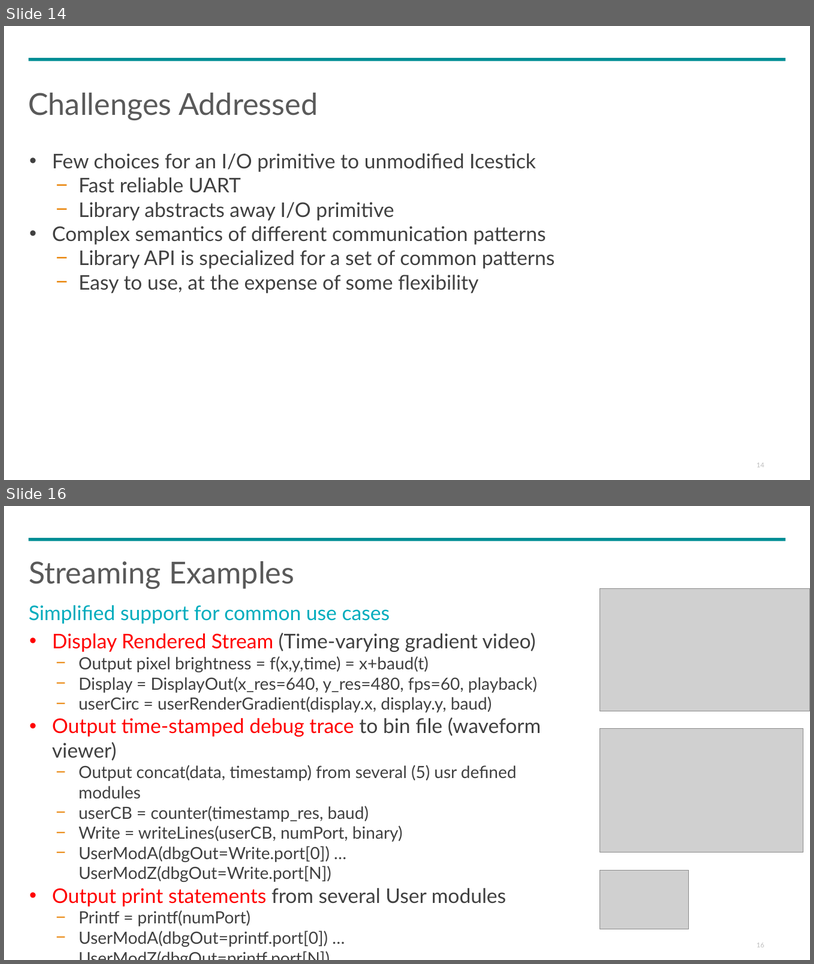
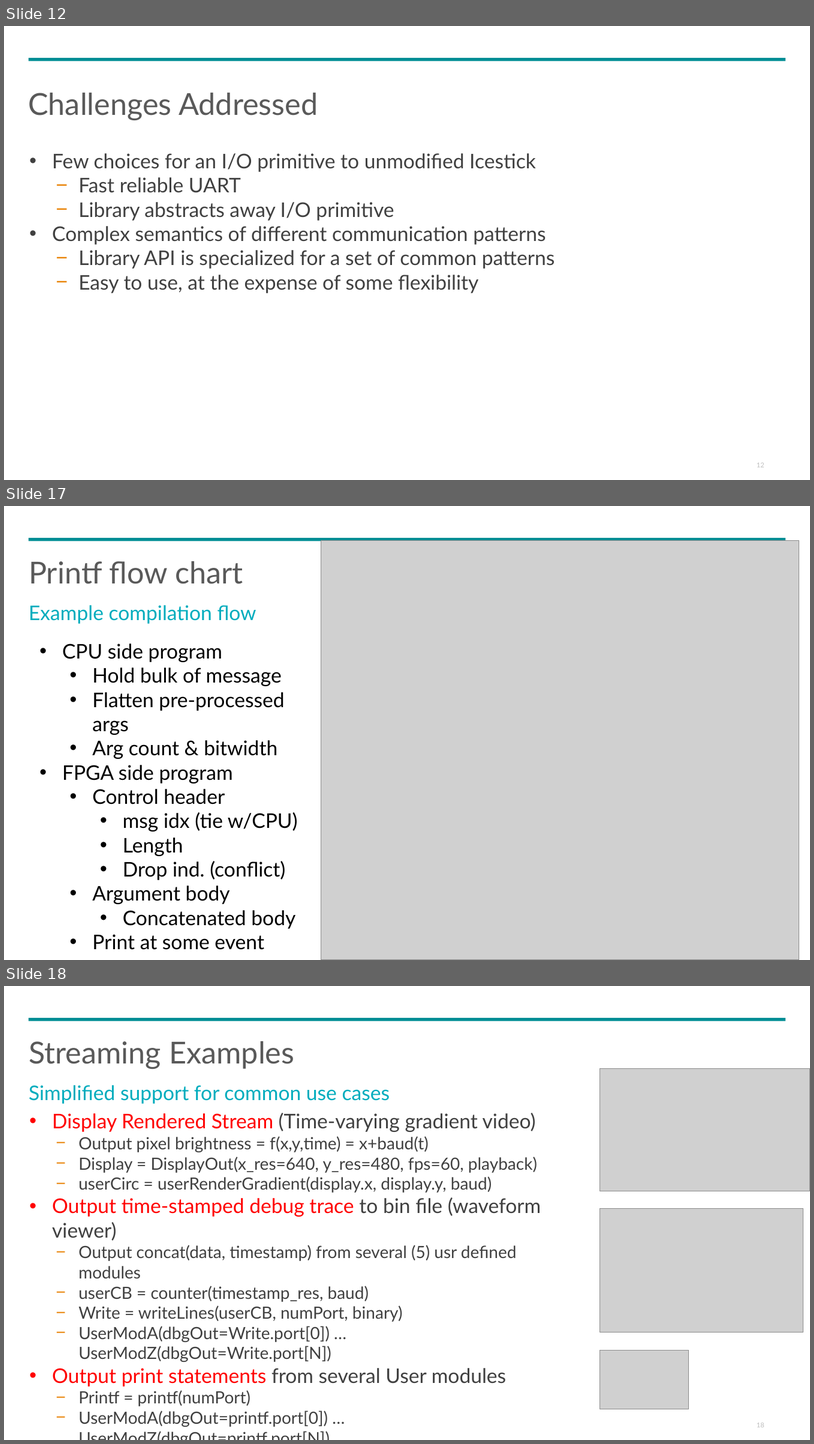
Before and after one commit to bjmnbraun/icestick_fastio, a slide deck: workdir/fastio_midpoint_presentation.pptx. Shown one above the other, each under a label of ours: slides 14 and 16 before the commit, slides 12, 17 and 18 after it; the slides between them are not shown. The pictures are 814x964 and 814x1444 pixels, drawn with LibreOffice and Linux fonts; fonts in the diff are those of the drawing; grey boxes stand for pictures. Boxes give left, top, right and bottom in pixels: in the first picture for what was removed or moved away, otherwise in the second. Text is boxed around its words. In the diff, an @@ line names an element or a change of style, - is before the commit and + after.

```diff
--- a/workdir/fastio_midpoint_presentation.pptx
+++ b/workdir/fastio_midpoint_presentation.pptx
@@ slide 17 added at (4,506,810,960), background #FFFFFF; not listed: 1 template element that a slide beside it also shows @@
@@ picture added at (321,540,800,960) @@
@@ text added at (29,561,243,584), 36 pt, text #595959 @@
+Printf flow chart
@@ text added at (29,605,257,624), 24 pt, text #00ACBD @@
+Example compilation flow
@@ text added at (62,643,298,949), 24 pt, text #000000 @@
+• CPU side program
+  • Hold bulk of message
+  • Flatten pre-processed args
+  • Arg count & bitwidth
+• FPGA side program
+  • Control header
+    • msg idx (tie w/CPU)
+    • Length
+    • Drop ind. (conflict)
+  • Argument body
+    • Concatenated body
+  • Print at some event
@@ what was slide 14 is now slide 12 @@
@@ page number at (757,462,765,467): text changed @@
-14
+12
@@ what was slide 16 is now slide 18 @@
```
Also in this commit, not shown: 5 slides changed, 2 other slides added, 1 slide removed.
